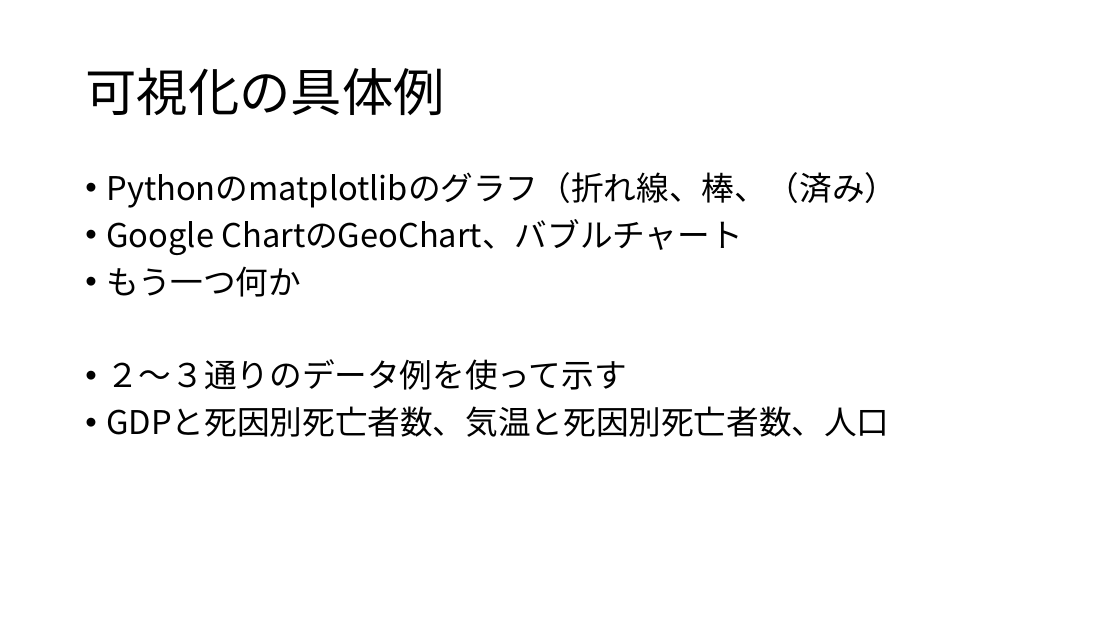
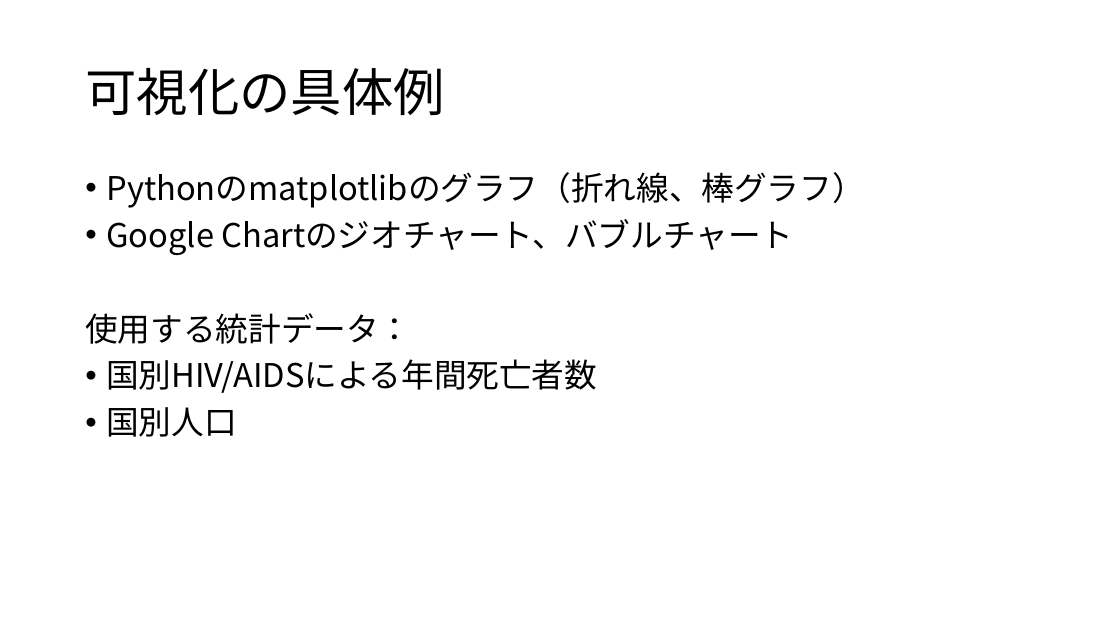
Before and after one commit to erevest-cobalt/3pro, a slide deck: slide 4 of 統計データの可視化.pptx (slide 3 before the commit). Drawn at 1120x630 pixels with LibreOffice and Linux fonts; fonts in the diff are those of the drawing. Boxes give left, top, right and bottom in pixels: in the first picture for what was removed or moved away, otherwise in the second. Text is boxed around its words. In the diff, an @@ line names an element or a change of style, - is before the commit and + after.

```diff
--- a/統計データの可視化.pptx
+++ b/統計データの可視化.pptx
@@ text at (85, 172, 864, 437): text changed @@
-• Pythonのmatplotlibのグラフ（折れ線、棒、（済み）
-• Google ChartのGeoChart、バブルチャート
-• もう一つ何か
-• ２〜３通りのデータ例を使って示す
-• GDPと死因別死亡者数、気温と死因別死亡者数、人口
+• Pythonのmatplotlibのグラフ（折れ線、棒グラフ）
+• Google Chartのジオチャート、バブルチャート
+使用する統計データ：
+• 国別HIV/AIDSによる年間死亡者数
+• 国別人口
```
Also in this commit, not shown: 1 other slide changed, 4 slides added.
